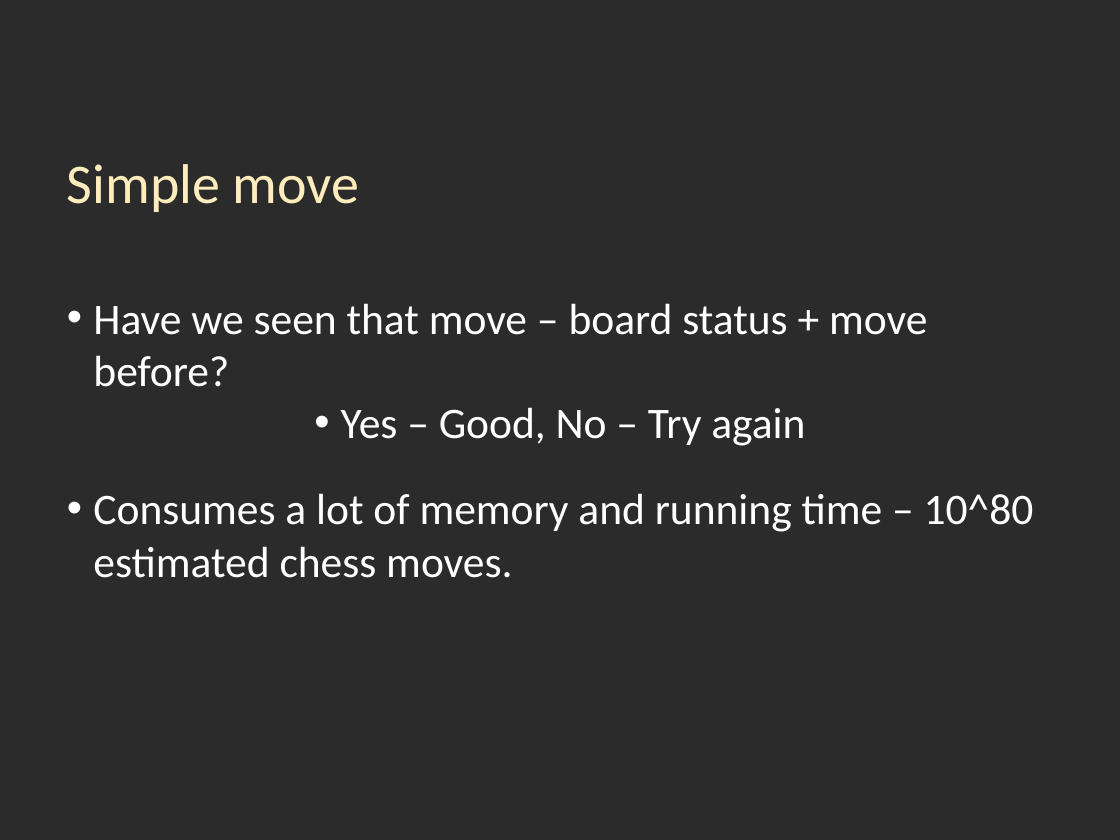
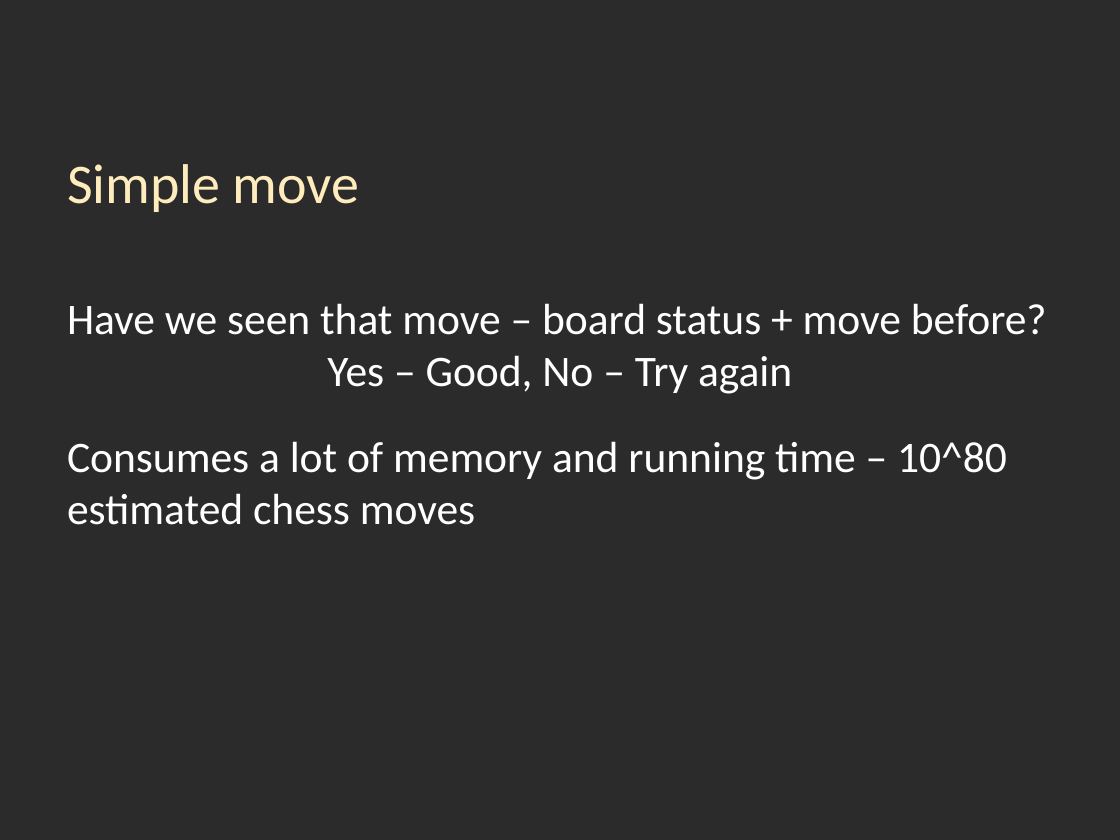
Before and after one commit to nivm/learningchess, a slide deck: slide 8 of presentation/chess_presentation.pptx (slide 7 before the commit). Drawn at 1120x840 pixels with LibreOffice and Linux fonts; fonts in the diff are those of the drawing; background and template pictures are left out; a plain dark background stands for a picture behind light text. Boxes give left, top, right and bottom in pixels: in the first picture for what was removed or moved away, otherwise in the second. Text is boxed around its words. In the diff, an @@ line names an element or a change of style, - is before the commit and + after.

```diff
--- a/presentation/chess_presentation.pptx
+++ b/presentation/chess_presentation.pptx
@@ text at (67,303,1047,394): bullet • to none @@
@@ text at (67,441,1007,525): text changed @@
-• Consumes a lot of memory and running time – 10^80 estimated chess moves.
+Consumes a lot of memory and running time – 10^80 estimated chess moves
```
Also in this commit, not shown: 10 other slides changed, 11 slides added, 4 slides removed.
